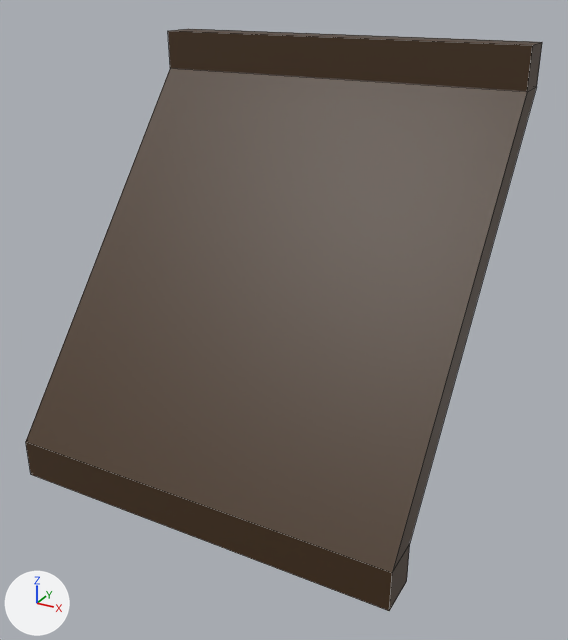
The Blender file models/structures/roof/roof.blend, before and after one commit.
One viewpoint serves both versions: a camera (50 mm lens) standing at (0.908, -1.69, 1.194) and looking at (0.05, -0.129, 0.413). Arrows for +X, +Y and +Z are at lower left; the lights stay in place. The older version comes first. Mesh edges are drawn as thin lines.

The older version as bpy lines, for what is in view:
```python
me_cube_001 = bpy.data.meshes.new('Cube.001')
me_cube_001.from_pydata(...)  # 16 vertices, 16 faces; spans x -0.5..0.5, y -0.5..0.3, z 0.0..1.05
me_cube_001.materials.append(mat_roofledge)  # brown #442f18
# before: 0 (-0.5, 0.2, 0.95) at pixel (170, 68), 1 (-0.5, 0.2, 1.05) at pixel (167, 30), 2 (-0.5, 0.3, 0.95), 3 (-0.5, 0.3, 1.05) at pixel (188, 28), 4 (0.5, 0.2, 0.95) at pixel (527, 91)
# before: 5 (0.5, 0.2, 1.05) at pixel (532, 45), 6 (0.5, 0.3, 0.95) at pixel (536, 86), 7 (0.5, 0.3, 1.05) at pixel (542, 42)
ob_top = bpy.data.objects.new('Top', me_cube_001)
ob_top.location = (0.0, 0.0, 0.0)
```
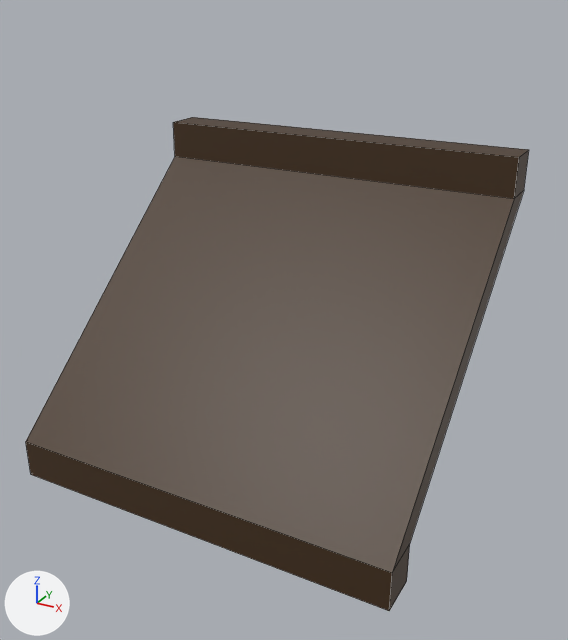
Commit message: Fix roof slopes

Pixel boxes (x1, y1, x2, y2) of what changed, in the pictures (568 x 640 px; the box of a moved part takes in the faces that stretch with it):
```json
{"object": "Top", "change": "reshaped", "before": [26, 29, 542, 611], "after": [26, 117, 529, 611], "on screen": "15% shorter"}
{"part": 1, "of": "me_cube_001", "change": "moved or reshaped", "before": [26, 29, 542, 572], "after": [26, 117, 529, 572]}
```

Edits to the scene script, one JSON object a line:
```json
{"block": "me_cube_001", "where": "# used by ob_top; location = (0.0, 0.0, 0.0)"}
{"op": "remove", "block": "me_cube_001", "code": "me_cube_001.from_pydata(...)  # 16 vertices, 16 faces; spans x -0.5..0.5, y -0.5..0.3, z 0.0..1.05"}
{"op": "add", "block": "me_cube_001", "code": "me_cube_001.from_pydata(...)  # 16 vertices, 16 faces; spans x -0.5..0.5, y -0.5..0.3, z 0.0..0.8"}
{"block": "me_cube_001", "change": "me_cube_001 part 1"}
{"op": "add", "block": "me_cube_001", "code": "for i in [*range(0, 8)]: me_cube_001.vertices[i].co += Vector((0.0, 0.0, -0.25))"}
```
